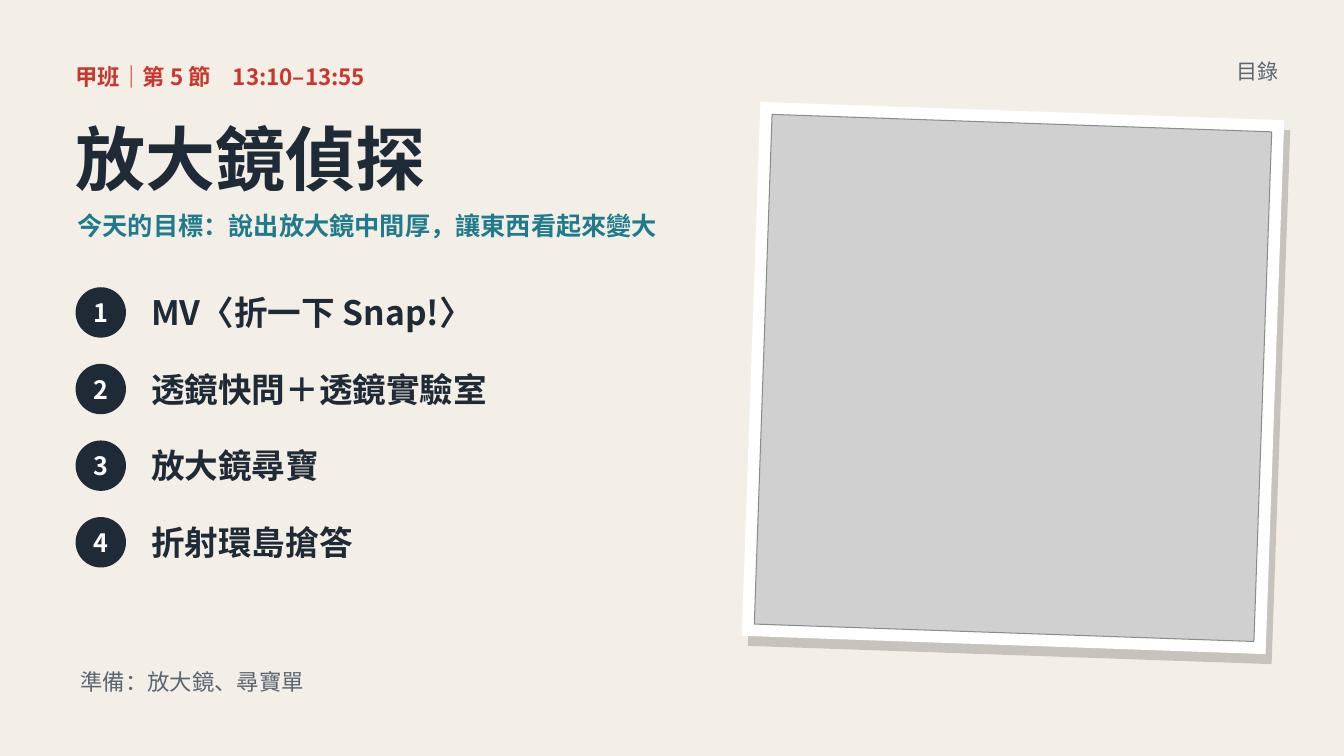
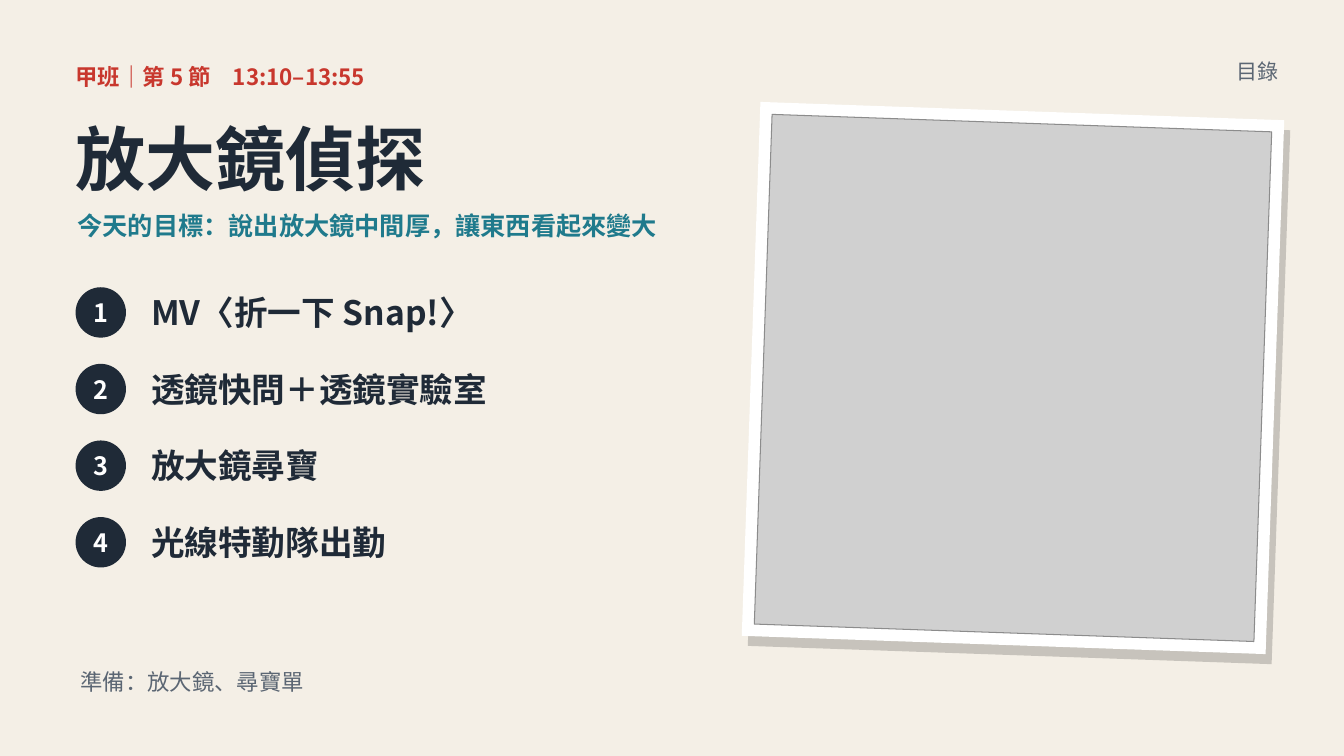
Before and after one commit to classtools1020/classtools1020.github.io, a slide deck: slide 2 of light-refract/1016/slides.pptx. Drawn at 1344x756 pixels with LibreOffice and Linux fonts; fonts in the diff are those of the drawing; grey boxes stand for pictures. Boxes give left, top, right and bottom in pixels: in the first picture for what was removed or moved away, otherwise in the second. Text is boxed around its words. In the diff, an @@ line names an element or a change of style, - is before the commit and + after.

```diff
--- a/light-refract/1016/slides.pptx
+++ b/light-refract/1016/slides.pptx
@@ text at [151, 526, 386, 558]: text changed @@
-折射環島搶答
+光線特勤隊出勤
```
Also in this commit, not shown: 4 other slides changed, 8 other files.
